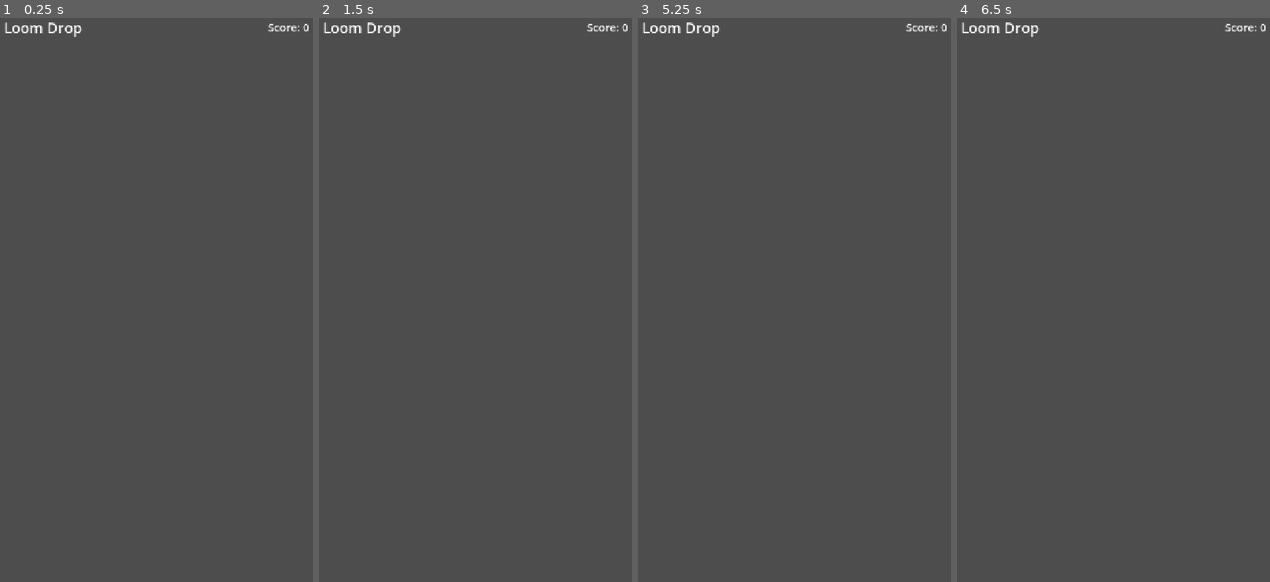
Above: before the commit, frames 1-4 (left to right).
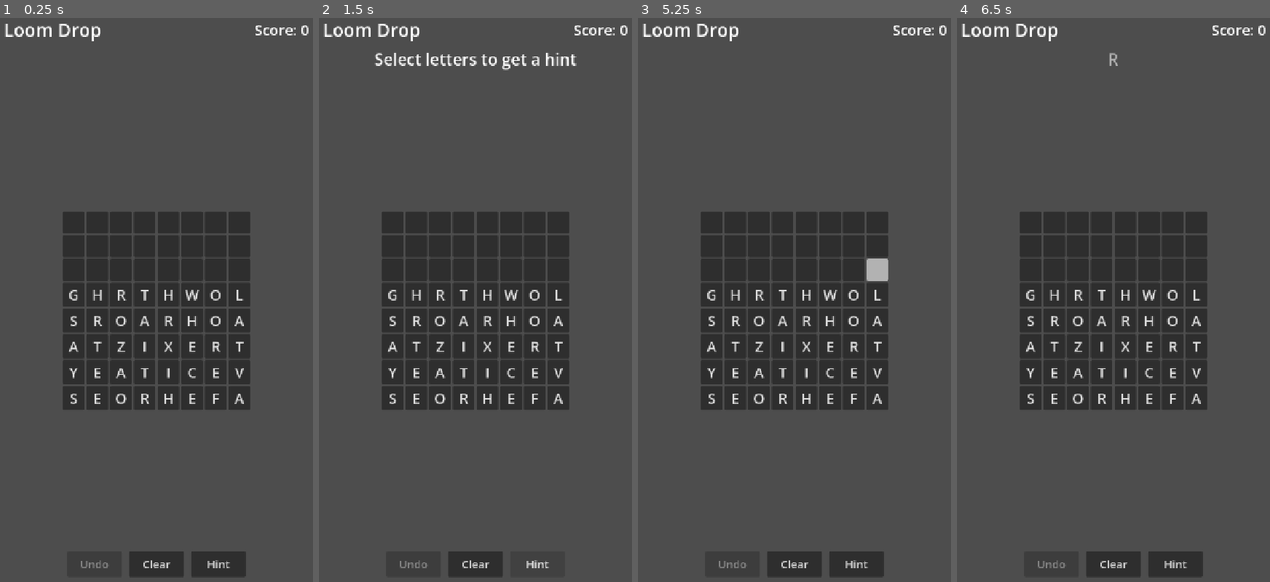
Above: after the commit, the same moments.

Repository: lux-sp4rk/wrdfall
Game: Godot game, scene res://scenes/LoomDrop.tscn
Two runs of this game, one before a commit and one after it. Both use one fixed random seed, a clock stepped at 60 frames per second and the inputs below.
Inputs (mouse positions are in pixels of both pictures, inside the frame that each line leads up to):
- Up to frame 1 (0.25 s): no input
- Up to frame 2 (1.5 s): click (475, 565) at 0.5 s, where only the run after the commit has a clickable "Clear"; click (538, 565) at 1.25 s, where only the run after the commit has a clickable "Hint"
- Up to frame 3 (5.25 s): click (794, 565) at 2 s, where only the run after the commit has a clickable "Clear"; click (857, 565) at 2.75 s, where only the run after the commit has a clickable "Hint"; click (794, 565) at 3.5 s, where only the run after the commit has a clickable "Clear"; click (857, 565) at 4.25 s, where only the run after the commit has a clickable "Hint"; tap Enter at 5 s; move the mouse to (866, 266) at 5.02 s; click (866, 266) at 5.17 s
- Up to frame 4 (6.5 s): tap Space at 5.75 s; move the mouse to (1047, 328) at 5.77 s; click (1047, 328) at 5.92 s

The runs differ from the first frame. In frame 1, 19% of the frame differs, in the area x 1-99%, y 0-99%; in frame 2, 19%; in frame 3, 19%; in frame 4, 19%.
Error before the commit: Parse Error: Unrecognized annotation: "@ontml". (res://scripts/LoomDrop.gd:5)

Commit message:
feat: Add senior-first UX baseline (Issue #6)
Implemented all UX requirements for senior-friendly gameplay:
- Increased font sizes: header (40), score (32), word label (36), grid buttons (32)
- Added large action buttons (120×56px) for Undo, Clear, and Hint
- Undo: One-level undo that restores previous grid and score
- Clear: Clears current letter selection
- Hint: Provides helpful nudges ("Select at least 3 letters", "Not in dictionary", etc.)

All tap targets now ≥44px for easy iPad use.

Co-Authored-By: Claude Sonnet 4.5 <noreply@anthropic.com>

Diff:
--- a/godot/scenes/LoomDrop.tscn
+++ b/godot/scenes/LoomDrop.tscn
@@ -33,21 +33,21 @@
 [node name="Header" type="Label" parent="MarginContainer/VBox/HeaderRow"]
 layout_mode = 2
 size_flags_horizontal = 3
-theme_override_font_sizes/font_size = 32
+theme_override_font_sizes/font_size = 40
 text = "Loom Drop"
 
 [node name="ScoreLabel" type="Label" parent="MarginContainer/VBox/HeaderRow"]
 unique_name_in_owner = true
 layout_mode = 2
-theme_override_font_sizes/font_size = 24
+theme_override_font_sizes/font_size = 32
 text = "Score: 0"
 horizontal_alignment = 2
 
 [node name="WordLabel" type="Label" parent="MarginContainer/VBox"]
 unique_name_in_owner = true
 layout_mode = 2
-custom_minimum_size = Vector2(0, 36)
-theme_override_font_sizes/font_size = 28
+custom_minimum_size = Vector2(0, 48)
+theme_override_font_sizes/font_size = 36
 text = ""
 horizontal_alignment = 1
 
@@ -61,3 +61,29 @@
 theme_override_constants/h_separation = 4
 theme_override_constants/v_separation = 4
 columns = 8
+
+[node name="ActionButtons" type="HBoxContainer" parent="MarginContainer/VBox"]
+layout_mode = 2
+theme_override_constants/separation = 16
+alignment = 1
+
+[node name="UndoButton" type="Button" parent="MarginContainer/VBox/ActionButtons"]
+unique_name_in_owner = true
+custom_minimum_size = Vector2(120, 56)
+layout_mode = 2
+theme_override_font_sizes/font_size = 24
+text = "Undo"
+
+[node name="ClearButton" type="Button" parent="MarginContainer/VBox/ActionButtons"]
+unique_name_in_owner = true
+custom_minimum_size = Vector2(120, 56)
+layout_mode = 2
+theme_override_font_sizes/font_size = 24
+text = "Clear"
+
+[node name="HintButton" type="Button" parent="MarginContainer/VBox/ActionButtons"]
+unique_name_in_owner = true
+custom_minimum_size = Vector2(120, 56)
+layout_mode = 2
+theme_override_font_sizes/font_size = 24
+text = "Hint"
--- a/godot/scripts/LoomDrop.gd
+++ b/godot/scripts/LoomDrop.gd
@@ -2,7 +2,10 @@
 
 @onready var grid_container: GridContainer = %"GridContainer"
 @onready var word_label: Label = %"WordLabel"
-@ontml:parameter name="score_label: Label = %"ScoreLabel"
+@onready var score_label: Label = %"ScoreLabel"
+@onready var undo_button: Button = %"UndoButton"
+@onready var clear_button: Button = %"ClearButton"
+@onready var hint_button: Button = %"HintButton"
 
 const ROWS: int = 8
 const COLS: int = 8
@@ -14,6 +17,11 @@
 var selected_path: Array = []  # Array of Vector2i (x=col, y=row)
 var is_selecting: bool = false
 var score: int = 0
+
+# Undo state
+var undo_grid: Array = []
+var undo_score: int = 0
+var can_undo: bool = false
 
 var dictionary: DictionaryService
 
@@ -64,6 +72,12 @@
 	_update_score_display()
 	_start_drop_timer()
 
+	# Connect button signals
+	undo_button.pressed.connect(_on_undo_pressed)
+	clear_button.pressed.connect(_on_clear_pressed)
+	hint_button.pressed.connect(_on_hint_pressed)
+	_update_button_states()
+
 
 func _build_weighted_bag() -> void:
 	_bag_distribution.clear()
@@ -99,7 +113,7 @@
 			var btn := Button.new()
 			btn.text = grid[row][col]
 			btn.custom_minimum_size = Vector2(48, 48)
-			btn.add_theme_font_size_override("font_size", 24)
+			btn.add_theme_font_size_override("font_size", 32)
 			btn.mouse_filter = Control.MOUSE_FILTER_IGNORE
 			grid_container.add_child(btn)
 			btn_row.append(btn)
@@ -360,6 +374,9 @@
 		word_label.text = "Not a valid word."
 		return
 
+	# Save state before making changes (for undo)
+	_save_undo_state()
+
 	var points: int = _score_word(word)
 	score += points
 	_update_score_display()
@@ -388,6 +405,68 @@
 		5: return 8
 		6: return 12
 		_: return 12 + (length - 6) * 5
+
+
+# --- Undo/Clear/Hint Buttons ---
+
+func _save_undo_state() -> void:
+	# Deep copy the grid
+	undo_grid.clear()
+	for row in grid:
+		var row_copy: Array = []
+		for cell in row:
+			row_copy.append(cell)
+		undo_grid.append(row_copy)
+	undo_score = score
+	can_undo = true
+	_update_button_states()
+
+
+func _on_undo_pressed() -> void:
+	if not can_undo:
+		return
+
+	# Restore previous state
+	grid.clear()
+	for row in undo_grid:
+		var row_copy: Array = []
+		for cell in row:
+			row_copy.append(cell)
+		grid.append(row_copy)
+
+	score = undo_score
+	_update_score_display()
+	_update_grid_display()
+
+	can_undo = false
+	_update_button_states()
+	word_label.text = "Undone"
+
+
+func _on_clear_pressed() -> void:
+	if is_selecting:
+		selected_path.clear()
+		_clear_selection_visuals()
+		is_selecting = false
+		word_label.text = ""
+
+
+func _on_hint_pressed() -> void:
+	if not is_selecting or selected_path.is_empty():
+		word_label.text = "Select letters to get a hint"
+		return
+
+	var word: String = _get_selected_word()
+	if selected_path.size() < MIN_WORD_LENGTH:
+		word_label.text = "Select at least 3 letters"
+	elif not dictionary.is_valid_word(word):
+		word_label.text = "Not in dictionary"
+	else:
+		word_label.text = "Valid! Release to accept"
+
+
+func _update_button_states() -> void:
+	undo_button.disabled = not can_undo
 
 
 # --- Gravity ---
